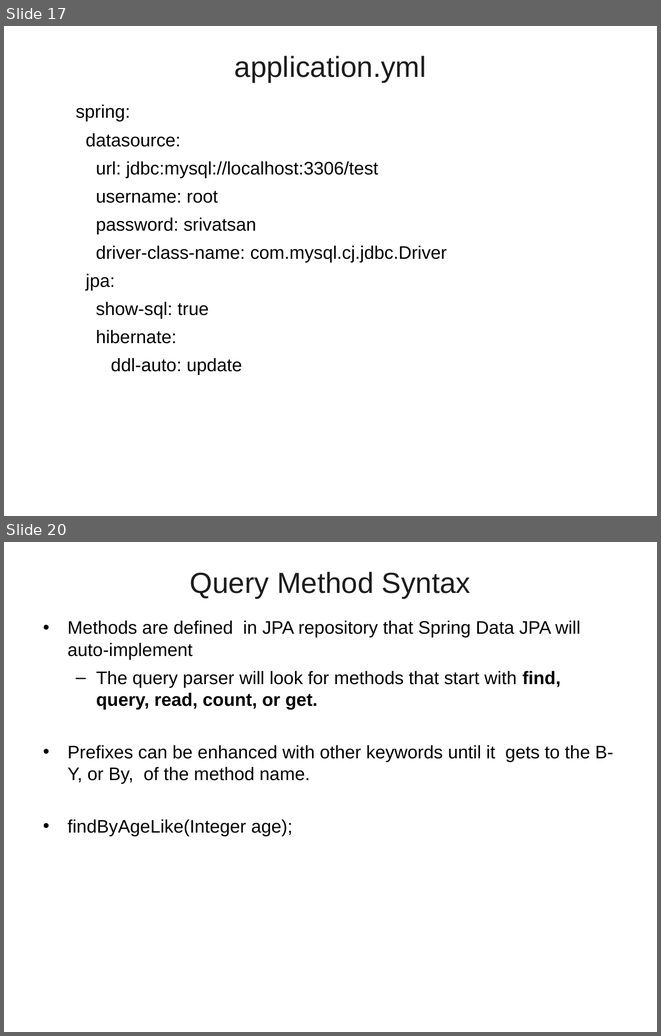
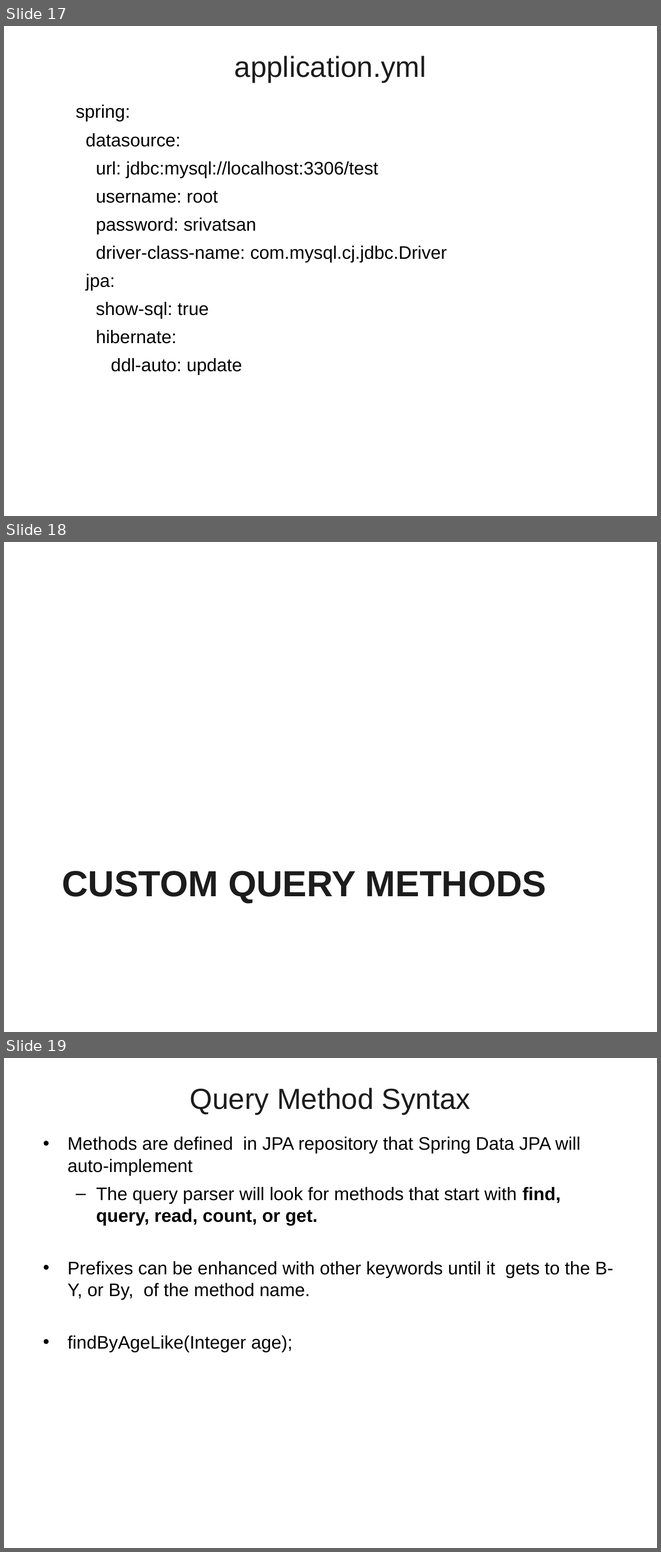
Before and after one commit to vatsanTraining/freshers_dec_2021, a slide deck: Spring_JDBC_JPA.ppt. Shown one above the other, each under a label of ours: slides 17 and 20 before the commit, slides 17, 18 and 19 after it; the slides between them are not shown. The pictures are 661x1036 and 661x1552 pixels, drawn with LibreOffice and Linux fonts; fonts in the diff are those of the drawing; background and template pictures are left out. Boxes give left, top, right and bottom in pixels: in the first picture for what was removed or moved away, otherwise in the second. Text is boxed around its words. In the diff, an @@ line names an element or a change of style, - is before the commit and + after.

```diff
--- a/Spring_JDBC_JPA.ppt
+++ b/Spring_JDBC_JPA.ppt
@@ slide 18 added at bbox=[4, 542, 657, 1032], background picture (left out) @@
@@ title added at bbox=[62, 871, 547, 903], 40 pt, text #1C1C1C, bold @@
+CUSTOM QUERY METHODS
@@ what was slide 20 is now slide 19 @@
```
Also in this commit, not shown: 2 slides changed, 2 other slides added, 2 slides removed, 1 other file.
